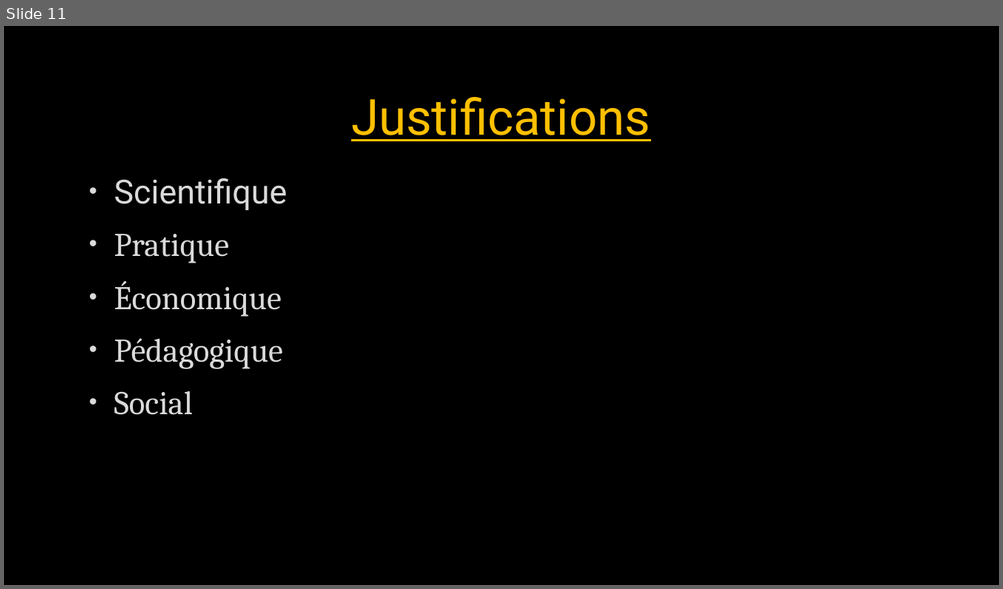
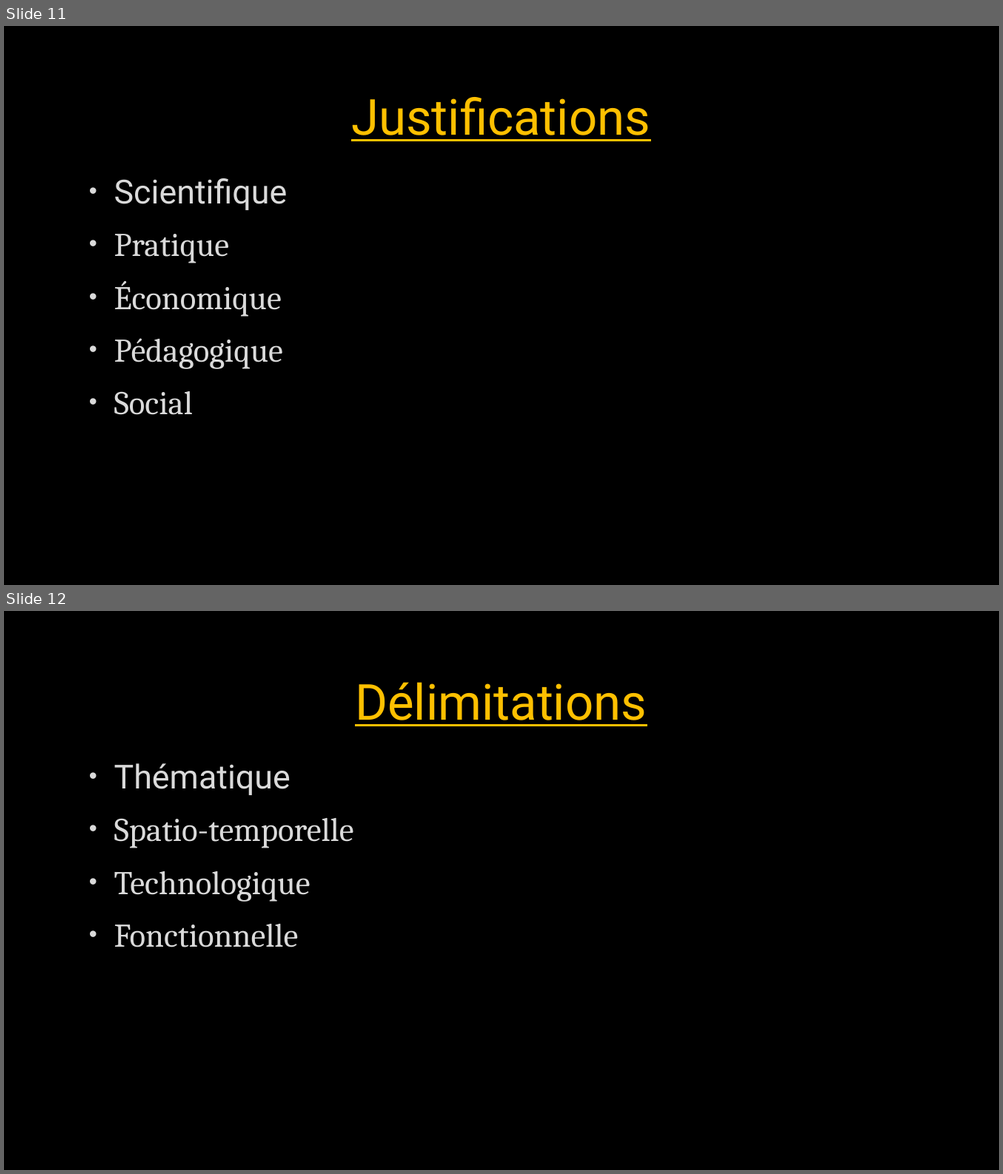
Before and after one commit to Lemtiel/Prepa_memoire_B3_keyce, a slide deck: présentation1.pptx. Shown one above the other, each under a label of ours: slide 11 before the commit, slides 11 and 12 after it. The pictures are 1003x589 and 1003x1174 pixels, drawn with LibreOffice and Linux fonts; fonts in the diff are those of the drawing; background and template pictures are left out. Boxes give left, top, right and bottom in pixels: in the first picture for what was removed or moved away, otherwise in the second. Text is boxed around its words. In the diff, an @@ line names an element or a change of style, - is before the commit and + after.

```diff
--- a/présentation1.pptx
+++ b/présentation1.pptx
@@ slide 12 added at (4, 611, 999, 1170), background picture (left out) @@
@@ title added at (355, 682, 646, 726), 48 pt, text #FFC000, underline @@
+Délimitations
@@ text added at (114, 763, 354, 948), 32 pt, text #DADADA @@
+• Thématique
+• Spatio-temporelle
+• Technologique
+• Fonctionnelle
```
Also in this commit, not shown: 1 slide removed, 2 other files.
